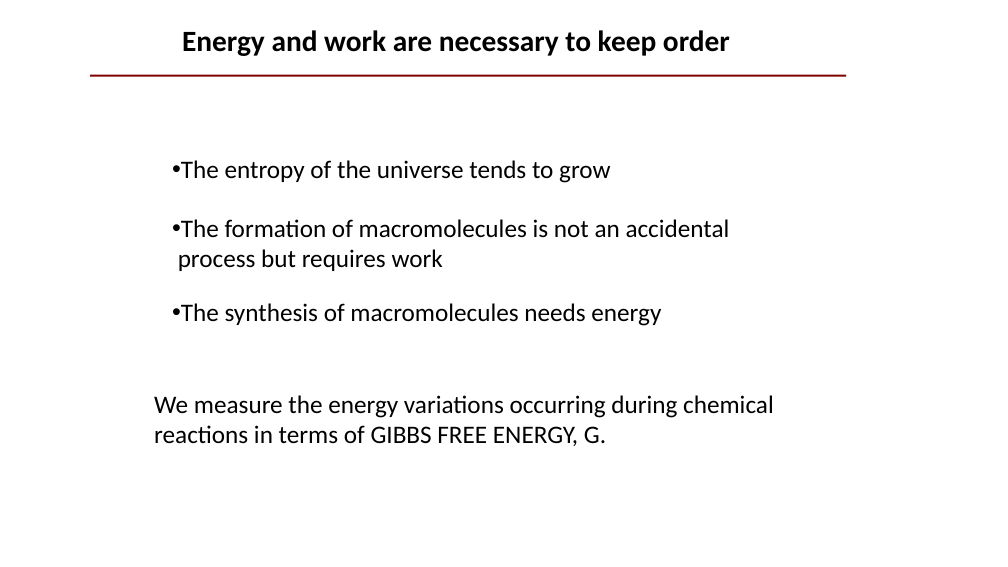
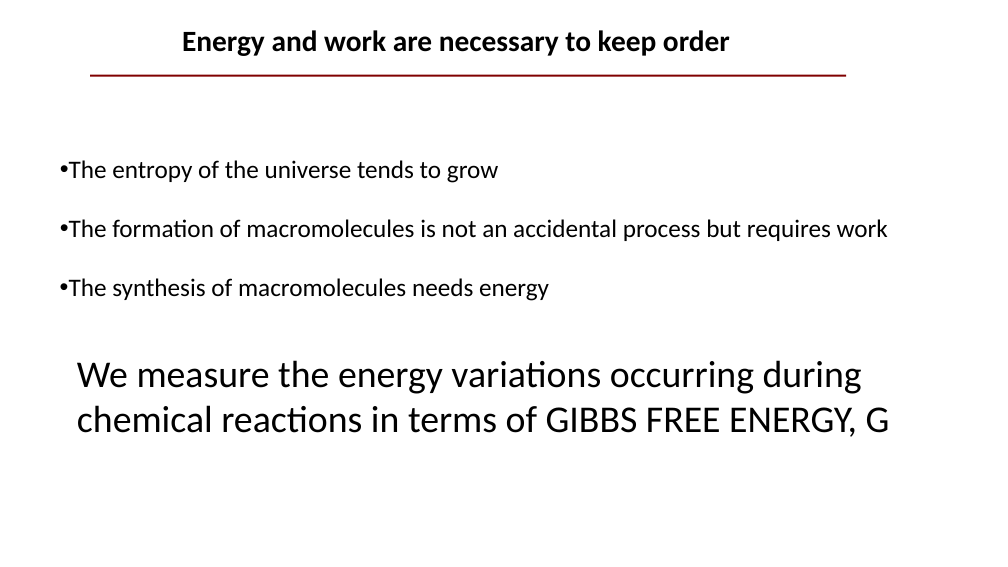
Before and after one commit to Protein-Interactions/protein_interactions, a slide deck: slide 3 of presentations/2-forces_at_play_in_protein_interactions-2021.pptx (slide 4 before the commit). Drawn at 1008x567 pixels with LibreOffice and Linux fonts; fonts in the diff are those of the drawing. Boxes give left, top, right and bottom in pixels: in the first picture for what was removed or moved away, otherwise in the second. Text is boxed around its words. In the diff, an @@ line names an element or a change of style, - is before the commit and + after.

```diff
--- a/presentations/2-forces_at_play_in_protein_interactions-2021.pptx
+++ b/presentations/2-forces_at_play_in_protein_interactions-2021.pptx
@@ text "The entropy of the universe ...": place and size @@
-text "The entropy of the universe ..." at <box>181,160,610,183</box>
+text "The entropy of the universe ..." at <box>69,160,498,183</box>
@@ text at <box>69,219,888,241</box>: text changed @@
-• The formation of macromolecules is not an accidental
-process but requires work
+• The formation of macromolecules is not an accidental process but requires work
@@ text "The synthesis of macromolecules needs ...": place and size @@
-text "The synthesis of macromolecules needs ..." at <box>181,303,661,326</box>
+text "The synthesis of macromolecules needs ..." at <box>69,278,549,301</box>
@@ text at <box>77,360,890,437</box>: text changed; size 24 to 36 pt @@
-We measure the energy variations occurring during chemical reactions in terms of GIBBS FREE ENERGY, G.
+We measure the energy variations occurring during chemical reactions in terms of GIBBS FREE ENERGY, G
```
Also in this commit, not shown: 12 other slides changed, 1 slide added, 2 slides removed.
